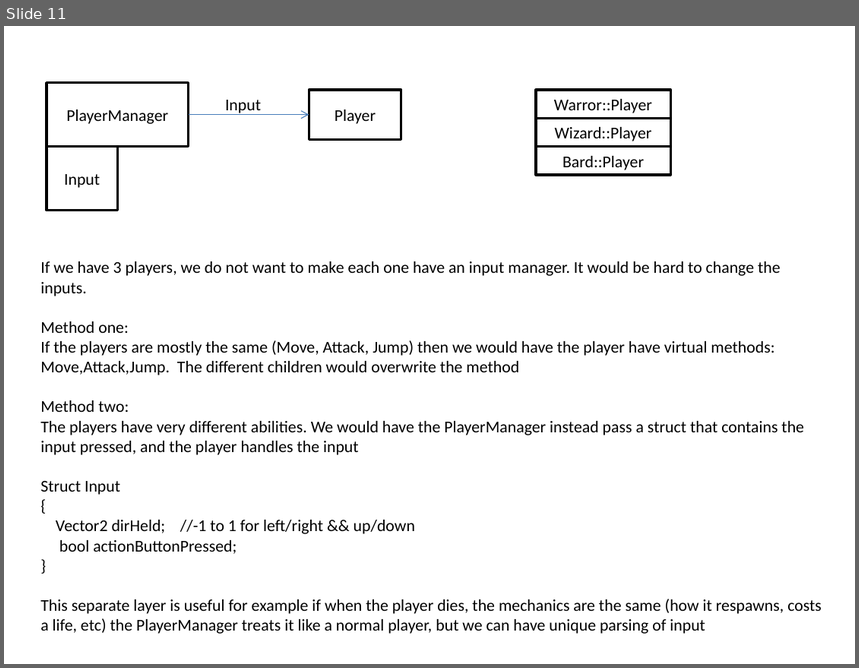
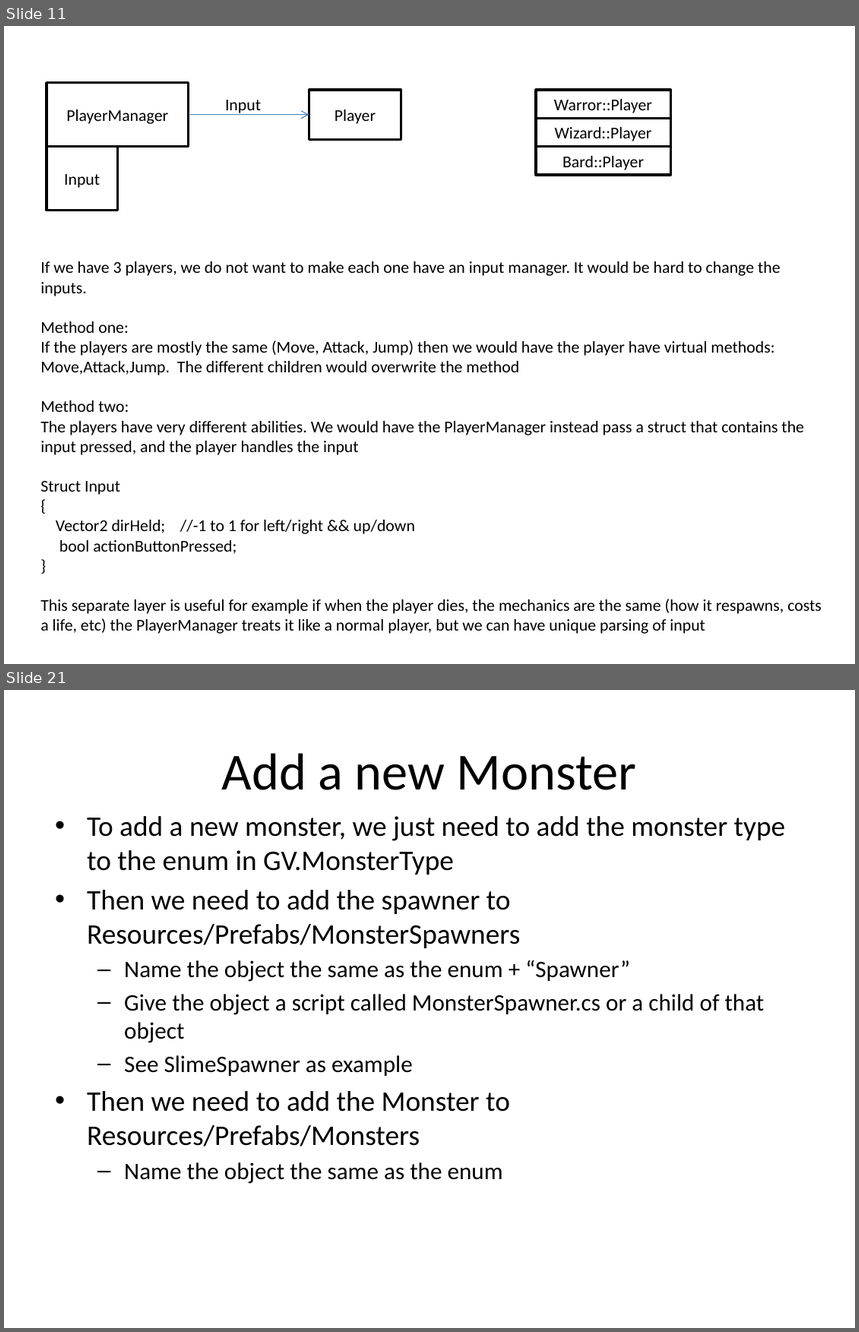
Before and after one commit to mattstg/GoopSoupV2, a slide deck: Docs/FlowPresentation.pptx. Shown one above the other, each under a label of ours: slide 11 before the commit, slides 11 and 21 after it; the slides between them are not shown. The pictures are 859x668 and 859x1332 pixels, drawn with LibreOffice and Linux fonts; fonts in the diff are those of the drawing. Boxes give left, top, right and bottom in pixels: in the first picture for what was removed or moved away, otherwise in the second. Text is boxed around its words. In the diff, an @@ line names an element or a change of style, - is before the commit and + after.

```diff
--- a/Docs/FlowPresentation.pptx
+++ b/Docs/FlowPresentation.pptx
@@ slide 21 added at box(4, 690, 855, 1328), background #FFFFFF @@
@@ title added at box(222, 753, 637, 790), 44 pt, text #000000 @@
+Add a new Monster
@@ text added at box(87, 816, 786, 1184), 24 pt, text #000000 @@
+• To add a new monster, we just need to add the monster type to the enum in GV.MonsterType
+• Then we need to add the spawner to Resources/Prefabs/MonsterSpawners
+  – Name the object the same as the enum + “Spawner”
+  – Give the object a script called MonsterSpawner.cs or a child of that object
+  – See SlimeSpawner as example
+• Then we need to add the Monster to Resources/Prefabs/Monsters
+  – Name the object the same as the enum
```
Also in this commit, not shown: 12 other slides added, 6 other files.
